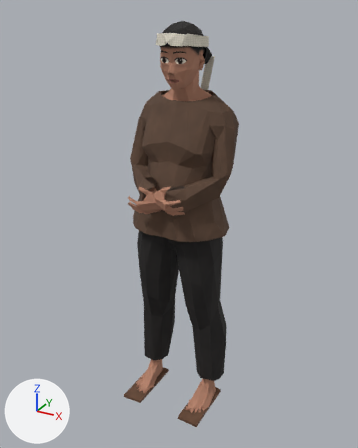
The FBX model Assets/LOC_House/Models/Di/Di.fbx, before and after one commit.
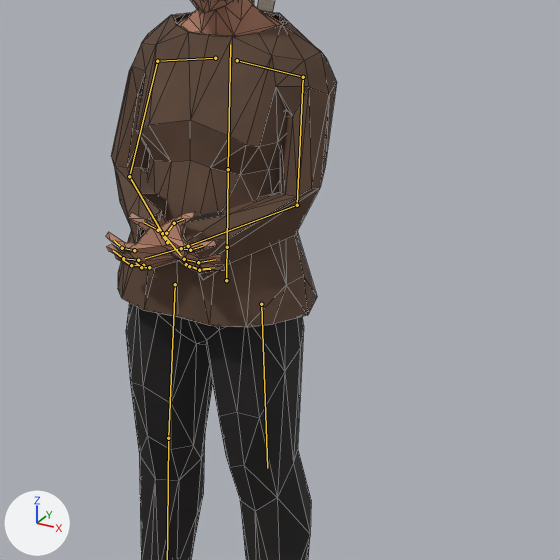
Each version is shown whole from a camera (50 mm lens) standing at (0.879, -1.638, 1.623) and looking at (0.003, -0.044, 0.826), then close up on the part from 21% to 97% of the width and 19% to 79% of the height. The lights are fixed; the arrows at lower left show +X, +Y and +Z. The last two pictures show the newer version. Both versions are drawn at frame 1 of the action 'DiRig|Dung_Noi'; the numbers are the values there. The bones that change, and the others that lie on the model, are drawn over the model as lines in the close-ups. The close-ups show mesh edges as thin lines.

Names of what the first close-up shows: 'Ao', 'Body', 'Quan' and 1 more.
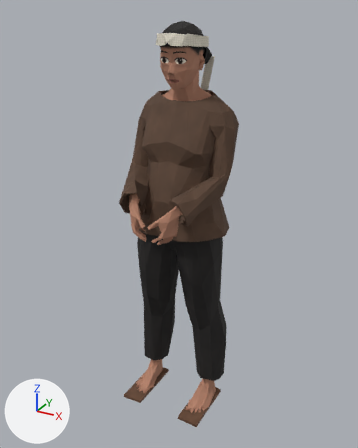
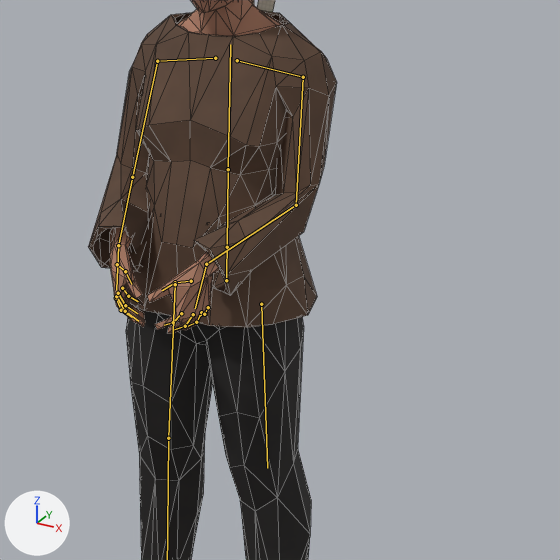
Pixel boxes (x1, y1, x2, y2) of what changed, in the close-ups (560 x 560 px):
```json
{"object": "Ao", "change": "posed", "before": [111, 11, 337, 327], "after": [88, 11, 337, 327], "on screen": "10% wider"}
{"object": "Body", "change": "posed", "before": [106, 0, 282, 273], "after": [110, 0, 282, 333]}
{"bone": "UpperArm_L", "before": "(303, 77) to (297, 205)", "after": "(303, 77) to (296, 205)"}
{"bone": "LowerArm_L", "before": "(297, 205) to (188, 246)", "after": "(296, 205) to (206, 264)"}
{"bone": "Hand_L", "before": "(188, 246) to (145, 258)", "after": "(206, 264) to (195, 308)"}
{"bone": "UpperArm_R", "before": "(157, 61) to (129, 176)", "after": "(157, 61) to (132, 177)"}
{"bone": "LowerArm_R", "before": "(129, 176) to (162, 233)", "after": "(132, 177) to (118, 245)"}
{"bone": "Hand_R", "before": "(162, 233) to (181, 255)", "after": "(118, 245) to (116, 290)"}
```

Edits to the scene script, one JSON object a line:
```json
{"block": "bone_upperarm_l", "where": "bone_upperarm_l = bpy.data.objects['DiRig'].pose.bones['UpperArm_L']  # child of 'Shoulder_L'"}
{"op": "set", "path": "bone_upperarm_l.rotation_quaternion", "old": "(0.989, 0.149, 0.003, -0.021)", "new": "(0.99, 0.14, 0.002, -0.031)", "note": "degrees (17, 1, -2) -> degrees (16, 1, -3)"}
{"block": "bone_lowerarm_l", "where": "bone_lowerarm_l = bpy.data.objects['DiRig'].pose.bones['LowerArm_L']  # child of 'UpperArm_L'"}
{"op": "set", "path": "bone_lowerarm_l.rotation_quaternion", "old": "(0.876, 0.338, -0.078, -0.334)", "new": "(0.913, 0.396, -0.033, -0.097)", "note": "degrees (40, 5, -40) -> degrees (47, 1, -12)"}
{"block": "bone_hand_l", "where": "bone_hand_l = bpy.data.objects['DiRig'].pose.bones['Hand_L']  # child of 'LowerArm_L'"}
{"op": "set", "path": "bone_hand_l.rotation_quaternion", "old": "(0.998, -0.051, -0.042, -0.009)", "new": "(0.904, 0.028, -0.024, 0.427)", "note": "degrees (-6, -5, -1) -> degrees (2, -4, 50)"}
{"block": "bone_upperarm_r", "where": "bone_upperarm_r = bpy.data.objects['DiRig'].pose.bones['UpperArm_R']  # child of 'Shoulder_R'"}
{"op": "set", "path": "bone_upperarm_r.rotation_quaternion", "old": "(0.989, 0.149, -0.003, 0.021)", "new": "(0.99, 0.14, -0.002, 0.031)", "note": "degrees (17, -1, 2) -> degrees (16, -1, 3)"}
{"block": "bone_lowerarm_r", "where": "bone_lowerarm_r = bpy.data.objects['DiRig'].pose.bones['LowerArm_R']  # child of 'UpperArm_R'"}
{"op": "set", "path": "bone_lowerarm_r.rotation_quaternion", "old": "(0.858, 0.372, 0.08, 0.344)", "new": "(0.913, 0.396, 0.033, 0.097)", "note": "degrees (44, -7, 41) -> degrees (47, -1, 12)"}
{"block": "bone_hand_r", "where": "bone_hand_r = bpy.data.objects['DiRig'].pose.bones['Hand_R']  # child of 'LowerArm_R'"}
{"op": "set", "path": "bone_hand_r.rotation_quaternion", "old": "(0.998, -0.05, 0.047, 0.005)", "new": "(0.904, 0.028, 0.024, -0.427)", "note": "degrees (-6, 5, 0) -> degrees (2, 4, -50)"}
```
